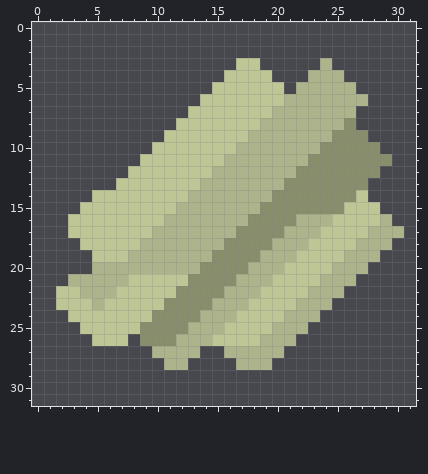
Pixel-art sprite: sprites/items/galiy.png. This is how it looked before the edit.
The file is 32x32 pixels.
Once edited:
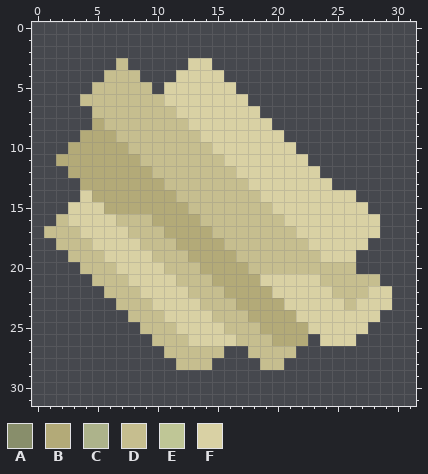
Palette (. is transparent): A #888e6b  B #b3aa78  C #adb38b  D #c6be8f  E #bfc696  F #d9d1a4
Diff:
Changed rows in their new state; - is an unchanged pixel.
first column x 1:
 3 ------D-----FF--..-----.------
 4 -----DDD---FFFF....---...-----
 5 ----DDDDD-FFFFFF....-.....----
 6 ---DDDDDDDFFFFFFF..........---
 7 ----DDDDDDDFFFFFFF........----
 8 ----BDDDDDDDFFFFFFF.......----
 9 ---BBBDDDDDDDFFFFFFF.......---
10 --BBBBBDDDDDDDFFFFFFF.......--
11 -BBBBBBBDDDDDDDFFFFFFF.......-
12 --BBBBBBBDDDDDDDFFFFFFF.....--
13 ---BBBBBBBDDDDDDDFFFFFFF...---
14 ---FBBBBBBBDDDDDDDFFFFFFFF.---
15 --FFFBBBBBBBDDDDDDDFFFFFFFF.--
16 -DFFFFDDDBBBBDDDDDDDFFFFFFFF.-
17 DDDFFFFDDDBBBBDDDDDDDFFFFFFF..
18 -DDDFFFFDDDBBBBDDDDDDDFFFFF..-
19 --DDDFFFFDDDBBBBDDDDDDDFFF..--
20 ---DDDFFFFDDDBBBBDDDDDDDDD.---
21 --..DDDFFFFDDDBBBBFFFFFDDDDD--
22 -....DDDFFFFDDDBBBBFFFFFDDDFF-
23 -.....DDDFFFFDDDBBBBFFFFFDFFF-
24 --.....DDDFFFFDDDBBBBFFFFFFF--
25 ---.....DDDFFFFDDDBBBBFFFFF---
26 ----...-.DDDFFFFDDDBBB-FFF----
27 ---------.DDDDD..DDDD---------
28 ----------.DDD--..DD----------
